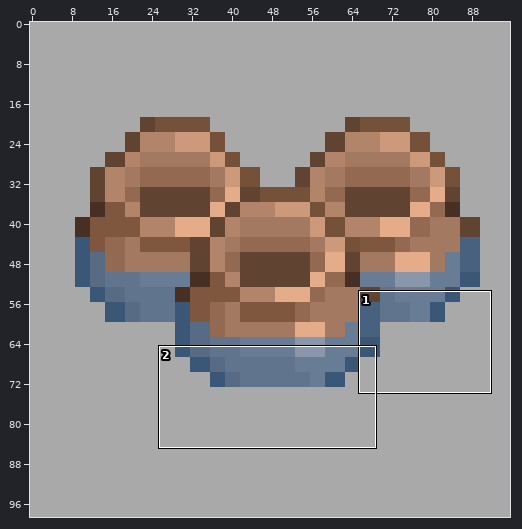
Two versions of one sprite sheet, assets/collectible.png. Above, an overview of the earlier version with the close-up marked.
Close-up. Earlier state:
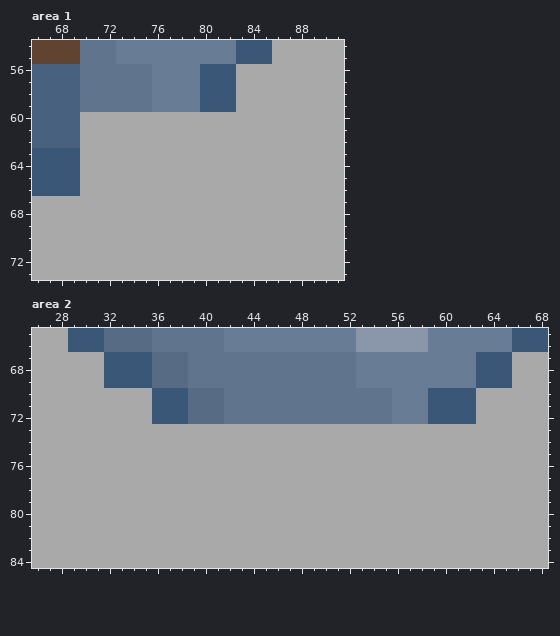
The file is 96x99 pixels. Shown: area 1: x 66..91, y 54..73; area 2: x 26..68, y 65..84. The commit also changed other parts of the picture, which this record leaves out.
The result:
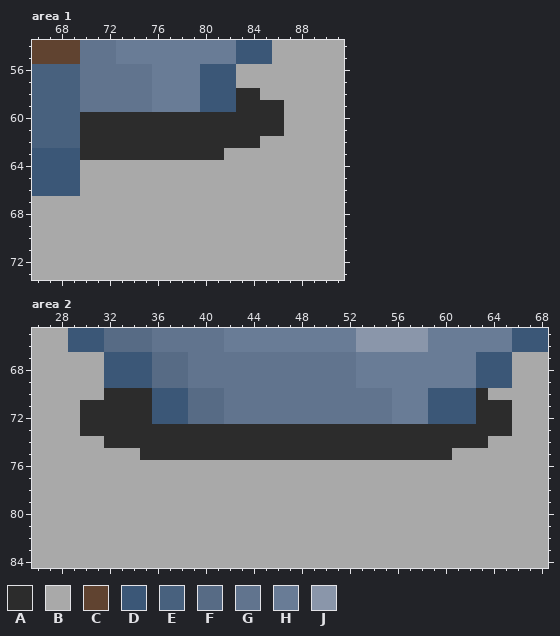
Palette (. is transparent): A #2c2c2c  B #a9a9a9  C #604330  D #3b5777  E #48617e  F #576b85  G #61748e  H #697c96  J #8a96aa
From old to new:
Area 1:
Colour A replaces colour B in row 58 at x 83 to 84; in row 59 at x 83 to 86; in rows 60 to 61 at x 70 to 86; in row 62 at x 70 to 84; in row 63 at x 70 to 81.
Area 2:
Colour A replaces colour B in row 70 at x 32 to 35 and 63; in rows 71 to 72 at x 30 to 35 and 63 to 65; in row 73 at x 30 to 65; in row 74 at x 32 to 63; in row 75 at x 35 to 60.
Pixel boxes of the changes (left, top, right, bottom) in both close-ups:
changed: (80, 88, 284, 160)
changed: (80, 388, 512, 460)
